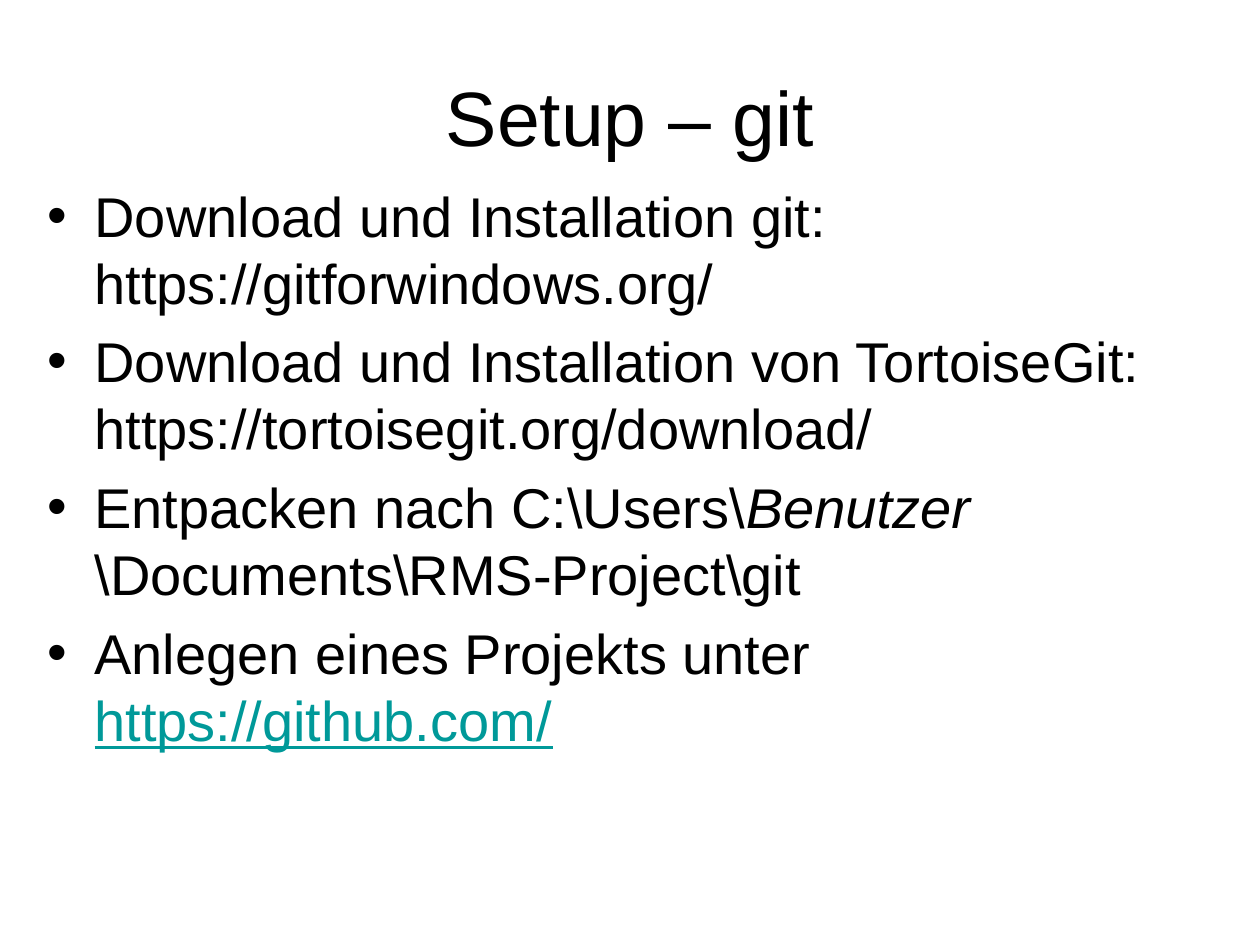
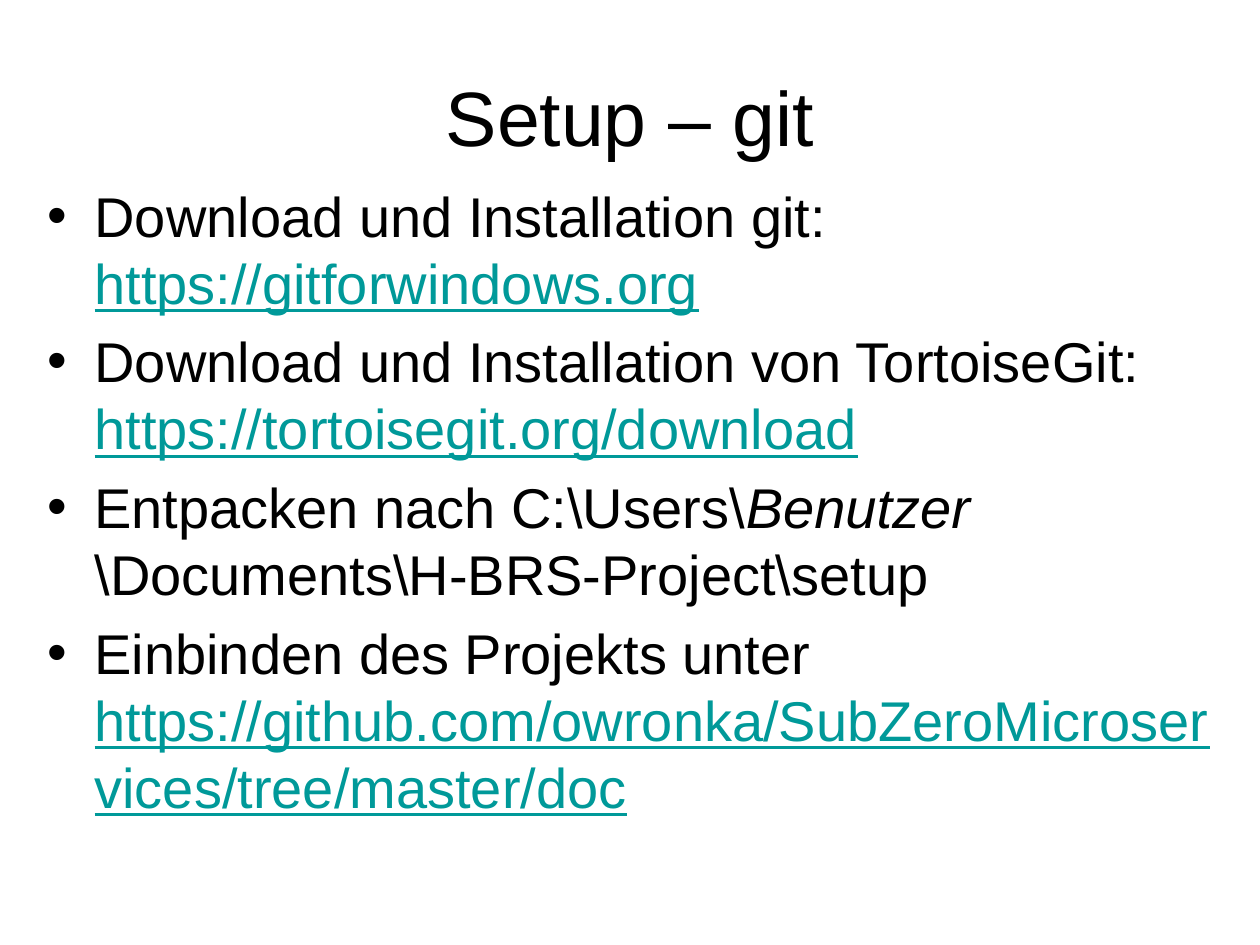
Before and after one commit to owronka/SubZeroMicroservices, a slide deck: slide 15 of doc/Resilient Microservices.pptx (slide 14 before the commit). Drawn at 1260x945 pixels with LibreOffice and Linux fonts; fonts in the diff are those of the drawing. Boxes give left, top, right and bottom in pixels: in the first picture for what was removed or moved away, otherwise in the second. Text is boxed around its words. In the diff, an @@ line names an element or a change of style, - is before the commit and + after.

```diff
--- a/doc/Resilient Microservices.pptx
+++ b/doc/Resilient Microservices.pptx
@@ text at box(95, 196, 1209, 816): text changed @@
-• Download und Installation git:
-  https://gitforwindows.org/
-• Download und Installation von TortoiseGit:
-  https://tortoisegit.org/download/
-• Entpacken nach C:\Users\Benutzer \Documents\RMS-Project\git
-• Anlegen eines Projekts unter https://github.com/
+• Download und Installation git:
+  https://gitforwindows.org
+• Download und Installation von TortoiseGit:
+  https://tortoisegit.org/download
+• Entpacken nach C:\Users\Benutzer \Documents\H-BRS-Project\setup
+• Einbinden des Projekts unter https://github.com/owronka/SubZeroMicroservices/tree/master/doc
```
Also in this commit, not shown: 6 other slides changed, 1 slide added.
